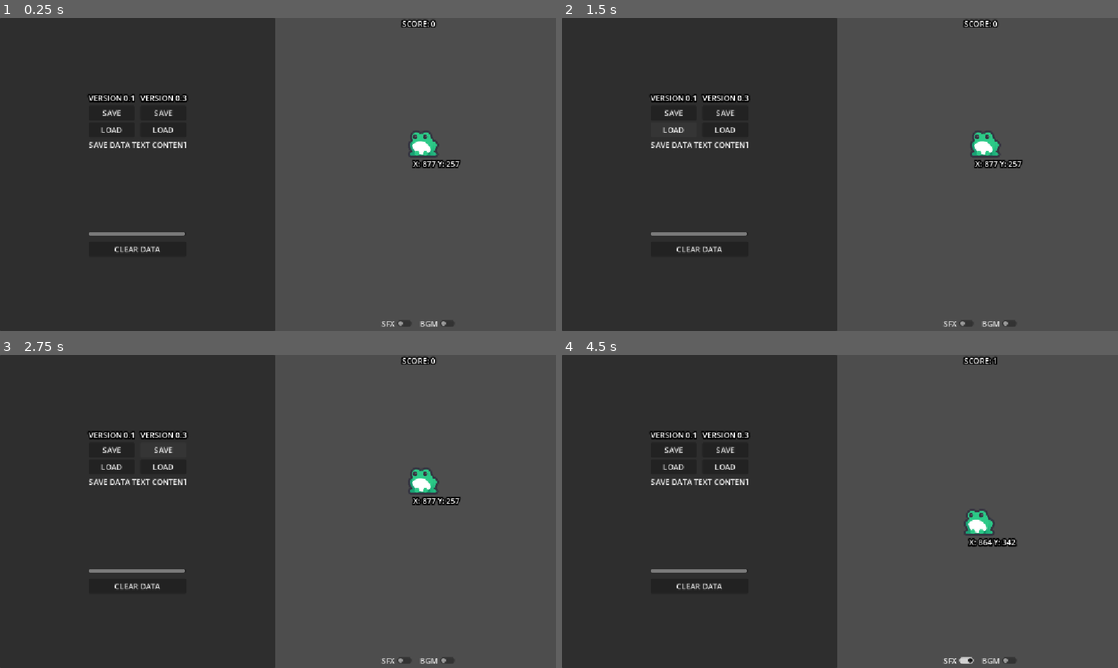
Above: before the commit, frames 1-4 (two rows, left to right).
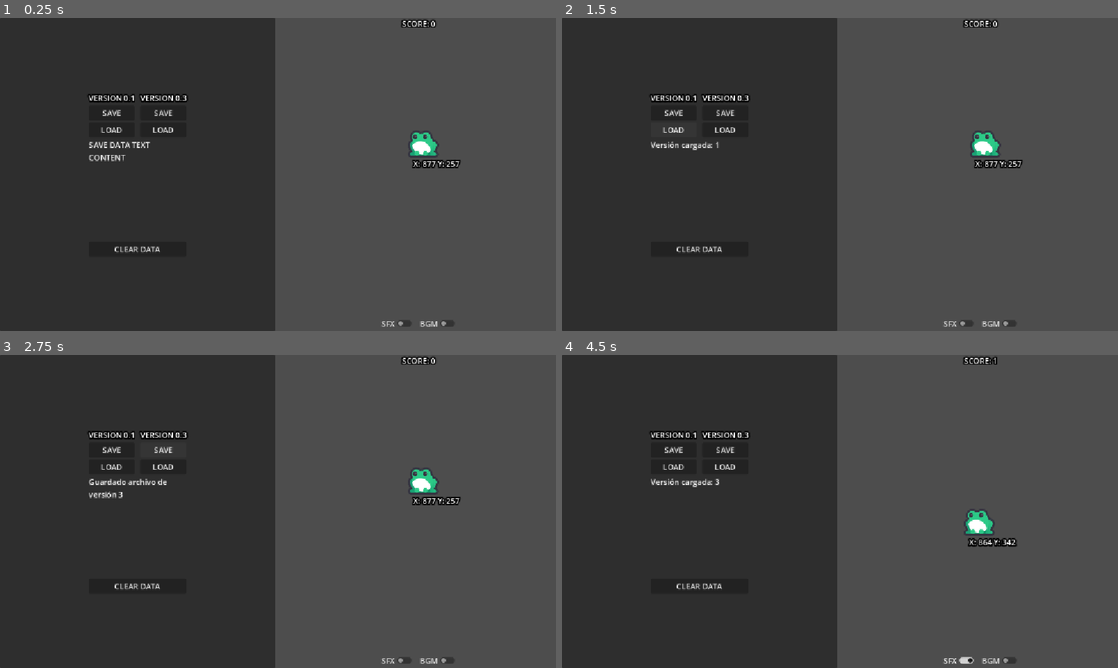
Above: after the commit, the same moments.

Repository: MateoPereyra/TP5Godot
Game: Godot game, scene res://main.tscn
Two runs of this game, one before a commit and one after it. Both use one fixed random seed, a clock stepped at 60 frames per second and the inputs below.
Inputs:
- Up to frame 1 (0.25 s): no input
- Up to frame 2 (1.5 s): click "SAVE" at 0.5 s; click "LOAD" at 1.25 s
- Up to frame 3 (2.75 s): click "SAVE" at 2 s
- Up to frame 4 (4.5 s): click "LOAD" at 2.75 s; click "CLEAR DATA" at 3.5 s; click "SFX" at 4.25 s

The runs differ from the first frame. In frame 1, 0.4% of the frame differs, in the area x 16-34%, y 39-70%; in frame 2, 0.4%; in frame 3, 0.5%; in frame 4, 0.4%.

Commit message:
Add files via upload

Diff:
--- a/actividadpersistencia-2026/main.gd
+++ b/actividadpersistencia-2026/main.gd
@@ -25,6 +25,7 @@
 			"Version" : version,
 			"Score" : %FrogIdle.currentScore
 			}
+			%SaveText.text = "Guardado archivo de versión 1"
 		3:
 			game_data = {
 			"BGM" : %BGM.stream_paused,
@@ -34,6 +35,7 @@
 			"pos_y" : %FrogIdle.position.y,
 			"SFX" : %FrogIdle.sfx_enabled
 			}
+			%SaveText.text = "Guardado archivo de versión 3"
 
 	save_file.store_string(JSON.stringify(game_data))
 
@@ -47,14 +49,15 @@
 	var save_version = int(game_data.get("Version"))
 
 	if save_version != 1:
-		print("ERROR: guardado incompatible con versión actual")
+		%SaveText.text = "ERROR: guardado incompatible con versión actual"
 		return
 
 	%BGM.stream_paused = game_data["BGM"]
+	%BGMButton.button_pressed = %BGM.stream_paused
 	%FrogIdle.currentScore = game_data["Score"]
 	%Score.text = "SCORE: %d" % [int(%FrogIdle.currentScore)]
 
-	print("Versión cargada:", save_version)
+	%SaveText.text = "Versión cargada: " + str(save_version)
 
 func load_game_v3():
 	if not FileAccess.file_exists(save_path):
@@ -83,5 +86,12 @@
 			%FrogIdle.target = Vector2(game_data["pos_x"],game_data["pos_y"]) #para evitar que vuelva a pos previa
 			%FrogIdle.sfx_enabled = game_data["SFX"]
 
+	%BGMButton.button_pressed = %BGM.stream_paused
+	%SFXButton.button_pressed = not %FrogIdle.sfx_enabled
 	%Score.text = "SCORE: %d" % [int(%FrogIdle.currentScore)]
-	print("Versión cargada:", save_version)
+	%SaveText.text = "Versión cargada: " + str(save_version)
+
+
+func _on_clear_pressed() -> void:
+	if FileAccess.file_exists(save_path):
+		var err = DirAccess.remove_absolute(ProjectSettings.globalize_path(save_path))
--- a/actividadpersistencia-2026/main.tscn
+++ b/actividadpersistencia-2026/main.tscn
@@ -95,8 +95,10 @@
 
 [node name="SaveText" type="Label" parent="HBoxContainer/SavePanel/VBoxContainer/ScrollContainer" unique_id=329299411]
 unique_name_in_owner = true
+custom_minimum_size = Vector2(200, 0)
 layout_mode = 2
 text = "SAVE DATA TEXT CONTENT"
+autowrap_mode = 3
 
 [node name="HSeparator" type="HSeparator" parent="HBoxContainer/SavePanel/VBoxContainer" unique_id=742768106]
 layout_mode = 2
@@ -188,5 +190,6 @@
 [connection signal="pressed" from="HBoxContainer/SavePanel/VBoxContainer/HBoxContainer/VBoxContainer/Load01" to="." method="_on_load_01_pressed"]
 [connection signal="pressed" from="HBoxContainer/SavePanel/VBoxContainer/HBoxContainer/VBoxContainer2/Save03" to="." method="_on_save_03_pressed"]
 [connection signal="pressed" from="HBoxContainer/SavePanel/VBoxContainer/HBoxContainer/VBoxContainer2/Load03" to="." method="_on_load_03_pressed"]
+[connection signal="pressed" from="HBoxContainer/SavePanel/VBoxContainer/Clear" to="." method="_on_clear_pressed"]
 [connection signal="toggled" from="HBoxContainer/GamePanel/HBoxContainer/SFXButton" to="Game/FrogIdle" method="_on_sfx_button_toggled"]
 [connection signal="toggled" from="HBoxContainer/GamePanel/HBoxContainer/BGMButton" to="Game/FrogIdle" method="_on_bgm_button_toggled"]
--- a/actividadpersistencia-2026/project.godot
+++ b/actividadpersistencia-2026/project.godot
@@ -1,3 +1,11 @@
+; Engine configuration file.
+; It's best edited using the editor UI and not directly,
+; since the parameters that go here are not all obvious.
+;
+; Format:
+;   [section] ; section goes between []
+;   param=value ; assign values to parameters
+
 config_version=5
 
 [animation]
